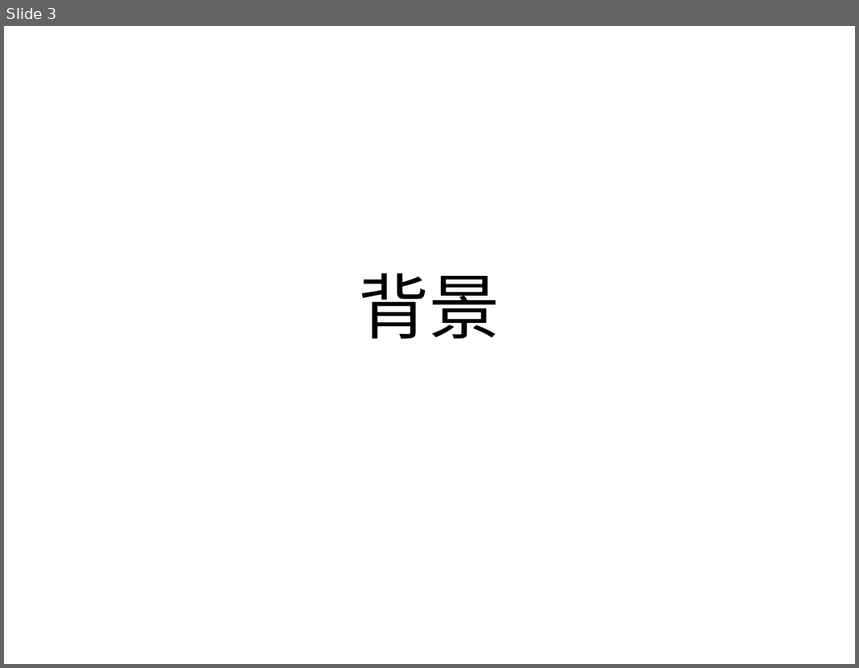
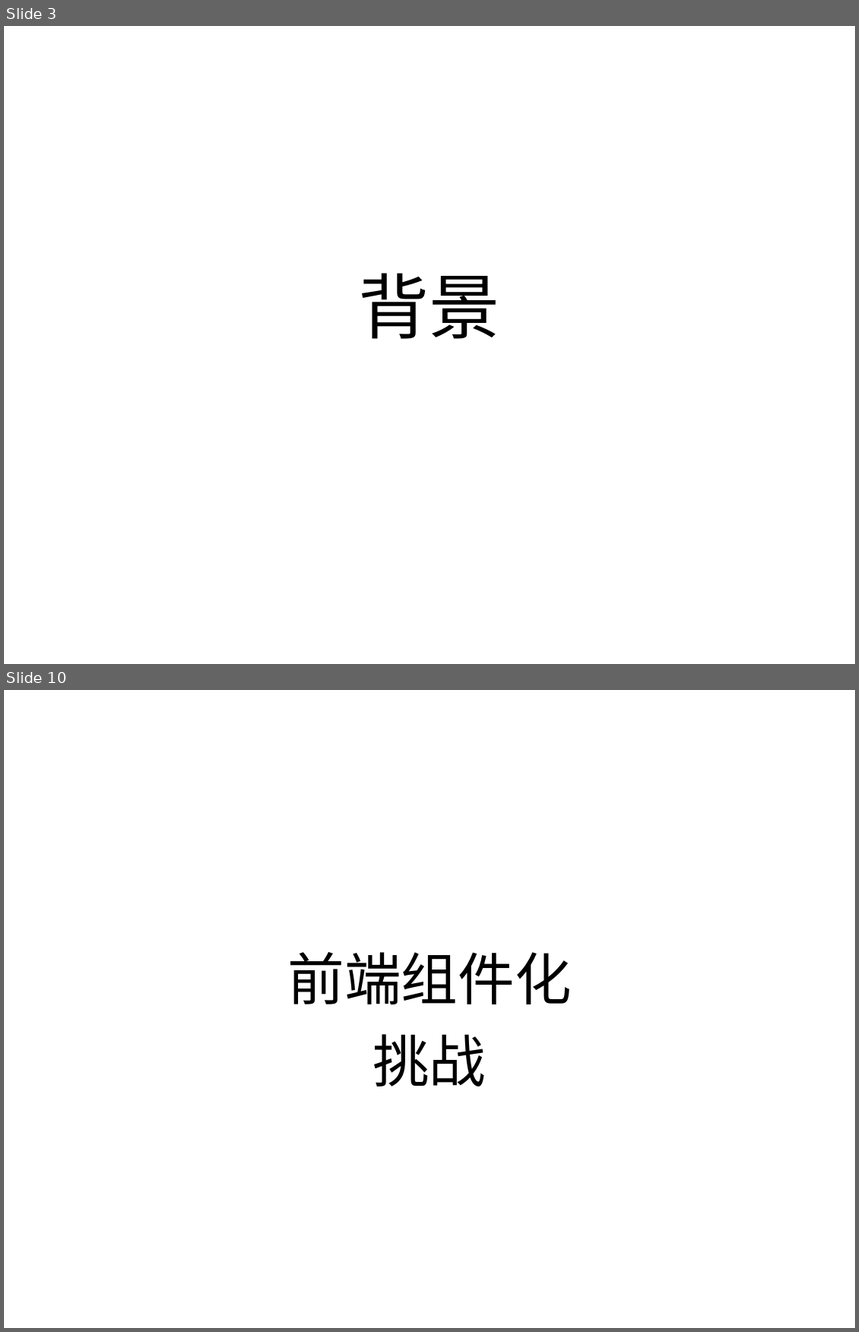
Before and after one commit to yibit/jigsaw, a slide deck: 让任何人迅速成为大前端开发者.pptx. Shown one above the other, each under a label of ours: slide 3 before the commit, slides 3 and 10 after it; the slides between them are not shown. The pictures are 859x668 and 859x1332 pixels, drawn with LibreOffice and Linux fonts; fonts in the diff are those of the drawing. Boxes give left, top, right and bottom in pixels: in the first picture for what was removed or moved away, otherwise in the second. Text is boxed around its words. In the diff, an @@ line names an element or a change of style, - is before the commit and + after.

```diff
--- a/让任何人迅速成为大前端开发者.pptx
+++ b/让任何人迅速成为大前端开发者.pptx
@@ slide 10 added at (x1=4, y1=690, x2=855, y2=1328), background #FFFFFF @@
@@ title added at (x1=287, y1=952, x2=571, y2=1005), 48 pt, text #000000 @@
+前端组件化
@@ text added at (x1=373, y1=1034, x2=486, y2=1087), 48 pt, text #000000 @@
+挑战
```
Also in this commit, not shown: 2 slides changed, 22 other slides added.
